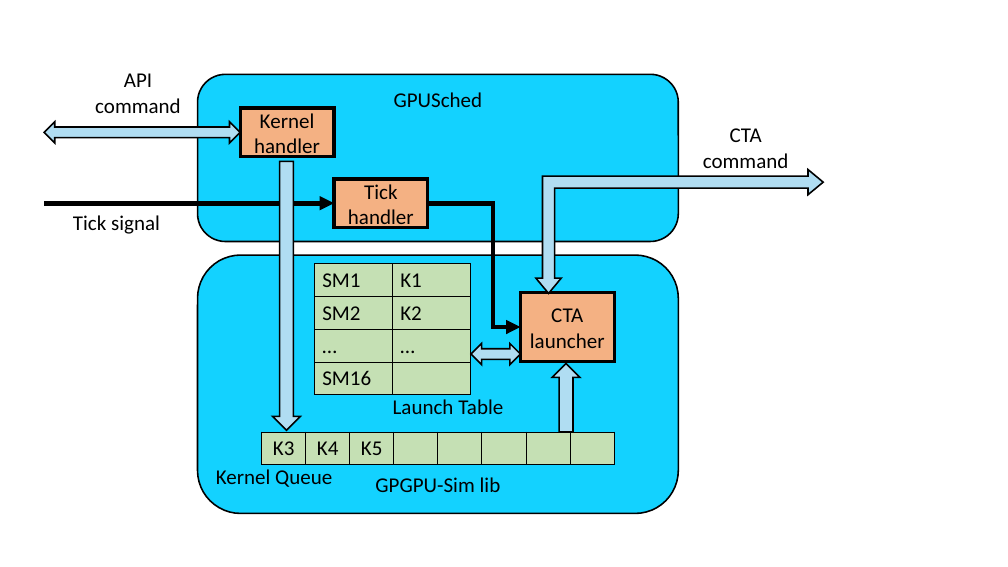
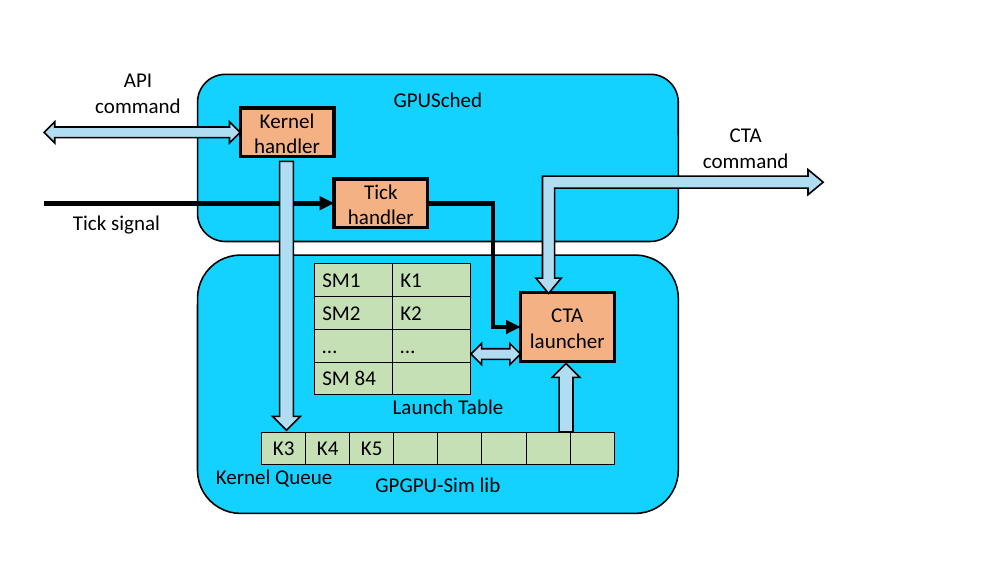
Before and after one commit to yechen3/sandia-tr, a slide deck: slide 3 of figures/scheduler.pptx (slide 2 before the commit). Drawn at 1008x567 pixels with LibreOffice and Linux fonts; fonts in the diff are those of the drawing. Boxes give left, top, right and bottom in pixels: in the first picture for what was removed or moved away, otherwise in the second. Text is boxed around its words. In the diff, an @@ line names an element or a change of style, - is before the commit and + after.

```diff
--- a/figures/scheduler.pptx
+++ b/figures/scheduler.pptx
@@ table at (315, 264, 470, 395) @@
-row 4, column 1: SM16
+row 4, column 1: SM 84
```
Also in this commit, not shown: 3 other slides changed, 8 other files.
